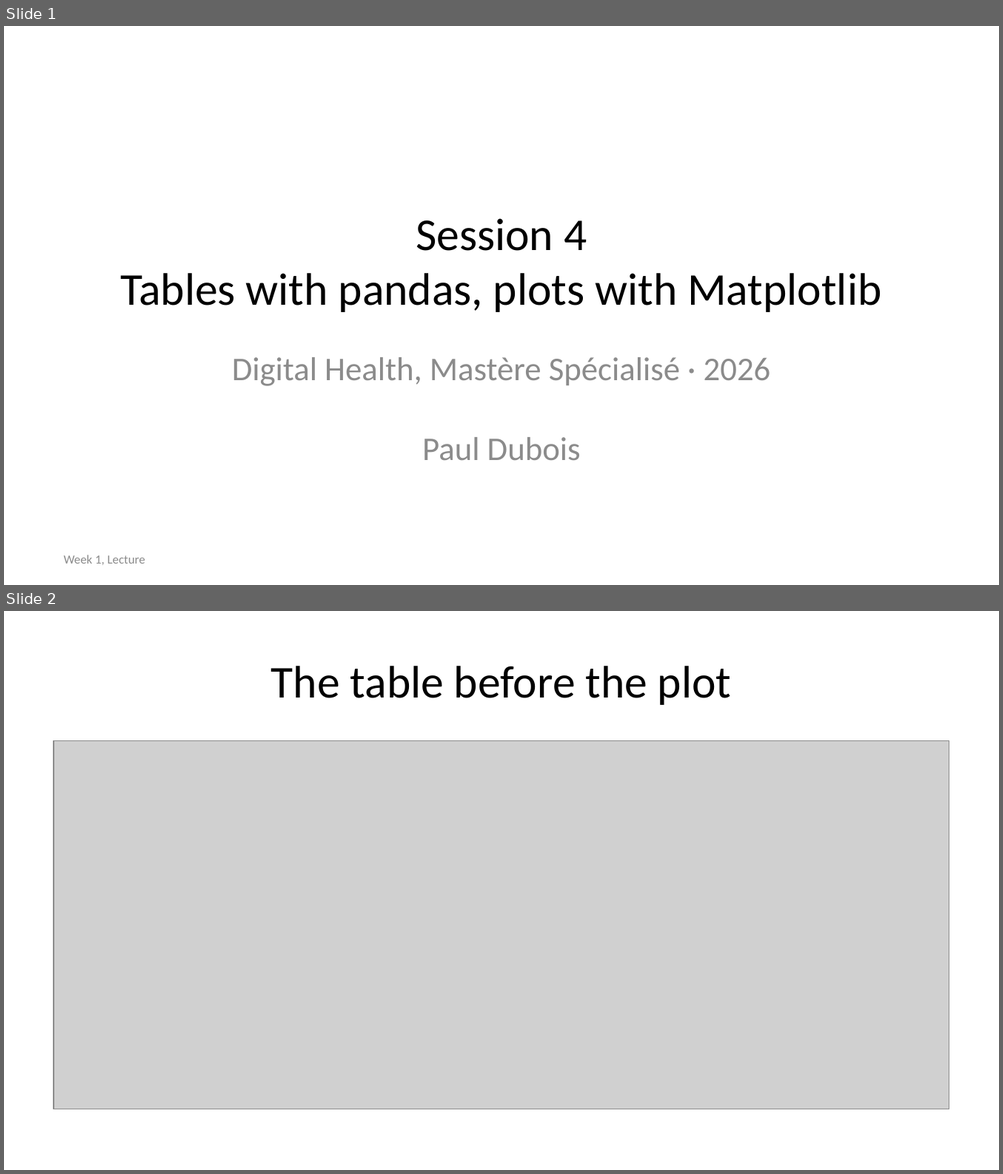
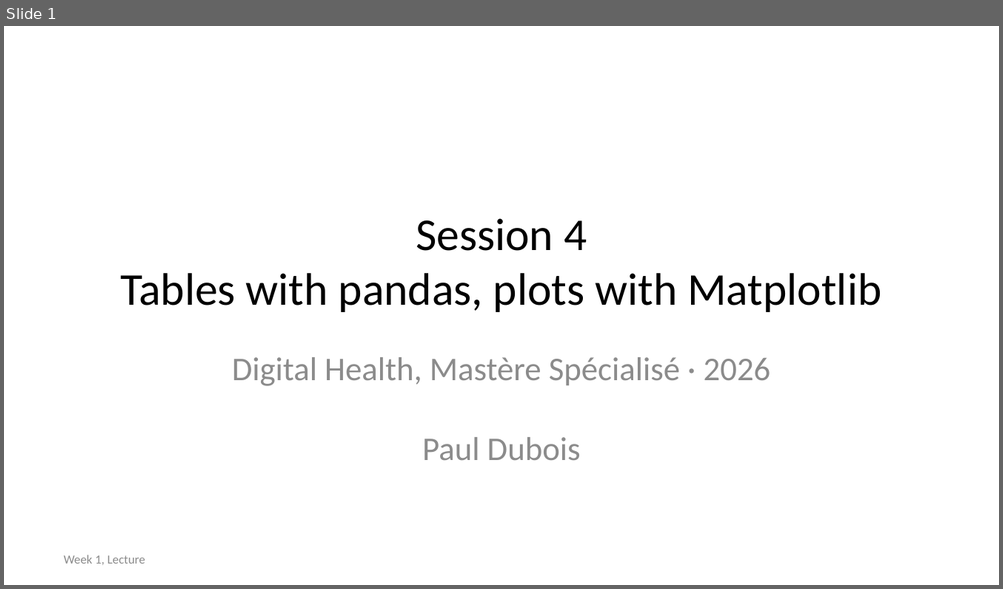
Before and after one commit to MICS-Lab/MS_SanteNum2026, a slide deck: Programming01/Session04/slides.pptx. Shown one above the other, each under a label of ours: slides 1 and 2 before the commit, slide 1 after it. The pictures are 1003x1174 and 1003x589 pixels, drawn with LibreOffice and Linux fonts; fonts in the diff are those of the drawing; grey boxes stand for pictures. Boxes give left, top, right and bottom in pixels: in the first picture for what was removed or moved away, otherwise in the second. Text is boxed around its words. In the diff, an @@ line names an element or a change of style, - is before the commit and + after.

```diff
--- a/Programming01/Session04/slides.pptx
+++ b/Programming01/Session04/slides.pptx
@@ slide 2 removed at <box>4,611,999,1170</box>, background #FFFFFF @@
@@ title removed at <box>271,666,731,705</box> @@
-The table before the plot
@@ picture removed at <box>54,741,949,1111</box> @@
```
Also in this commit, not shown: 1 slide added, 3 other files.
